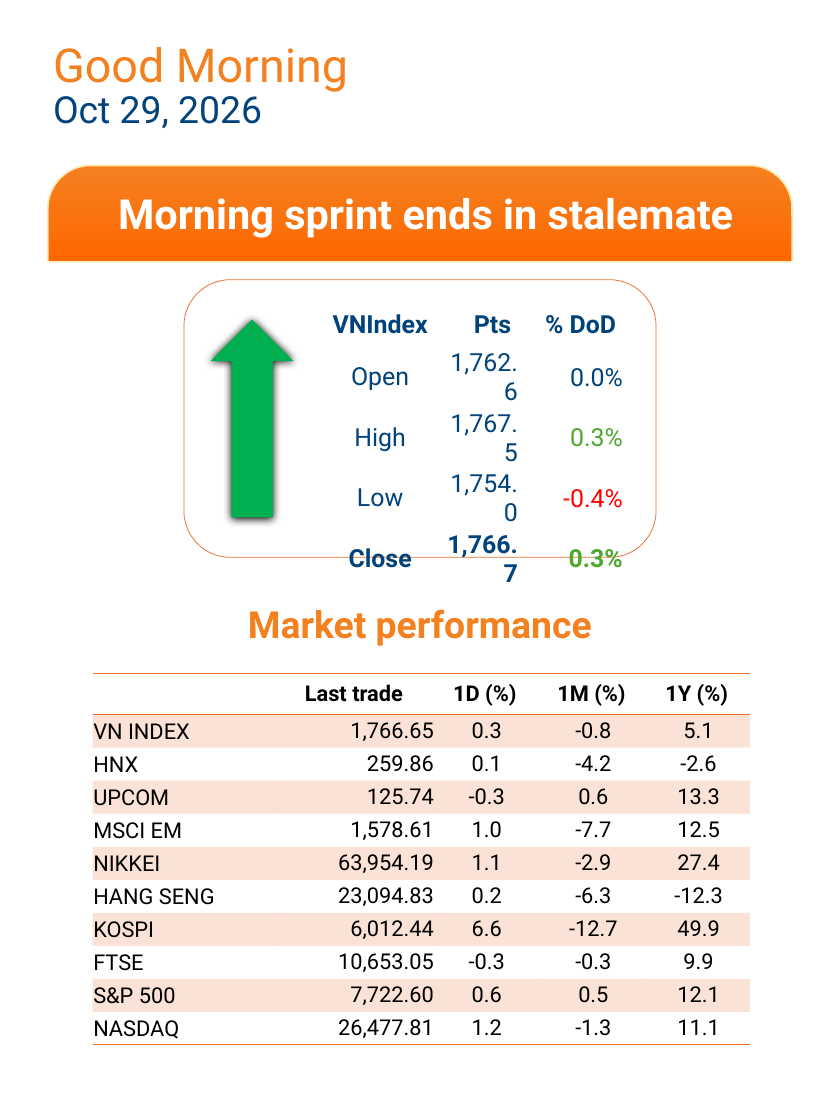
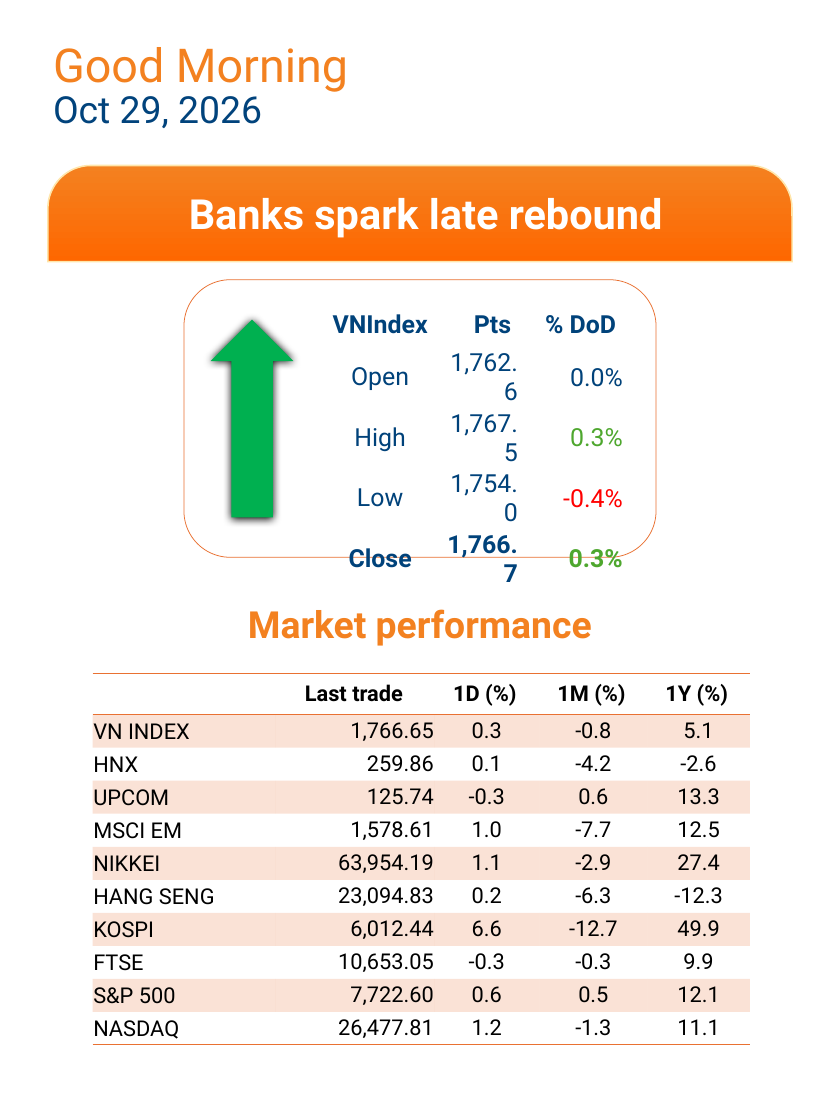
Before and after one commit to datquanton/verbose-guide, a slide deck: slide 1 of DailyReport_Mobile_EN_20261028.pptx. Drawn at 840x1120 pixels with LibreOffice and Linux fonts; fonts in the diff are those of the drawing; background and template pictures are left out. Boxes give left, top, right and bottom in pixels: in the first picture for what was removed or moved away, otherwise in the second. Text is boxed around its words. In the diff, an @@ line names an element or a change of style, - is before the commit and + after.

```diff
--- a/DailyReport_Mobile_EN_20261028.pptx
+++ b/DailyReport_Mobile_EN_20261028.pptx
@@ text at <box>189,198,663,238</box>: text changed @@
-Morning sprint ends in stalemate
+Banks spark late rebound
```
Also in this commit, not shown: 2 other slides changed.
